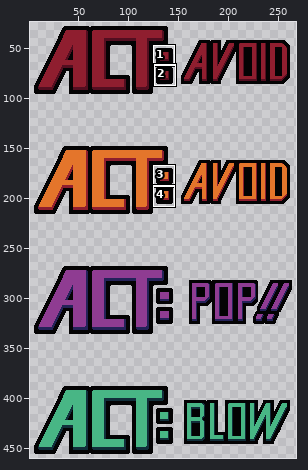
A pixel-art file gets an edit: ggj2025_bubble_mrm/res/ACTs.aseprite. The first picture is a wide view before the edit; the outline marks the close-up.
Close-up. First the earlier version:
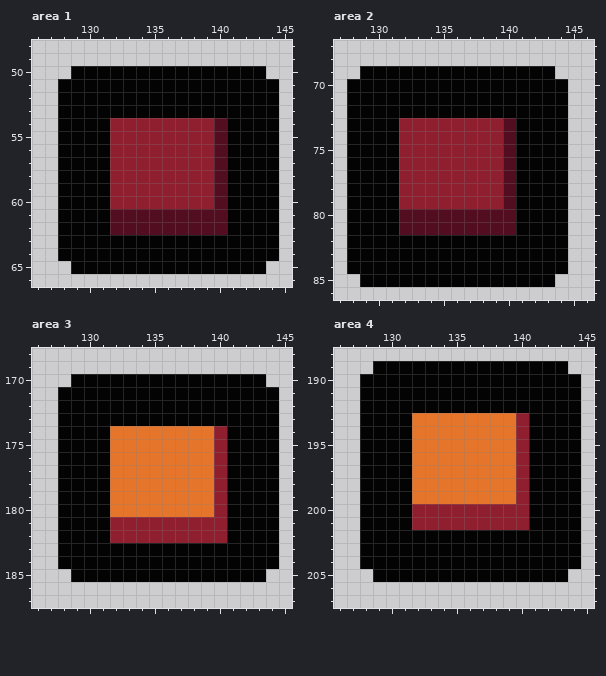
270x480 pixels, 1 frame. Shown: area 1: x 126..145, y 48..66; area 2: x 127..146, y 67..86; area 3: x 126..145, y 168..187; area 4: x 126..145, y 188..207. The wide view leaves out empty margins. The commit also changed other parts of the picture, which this record leaves out.
After the commit:
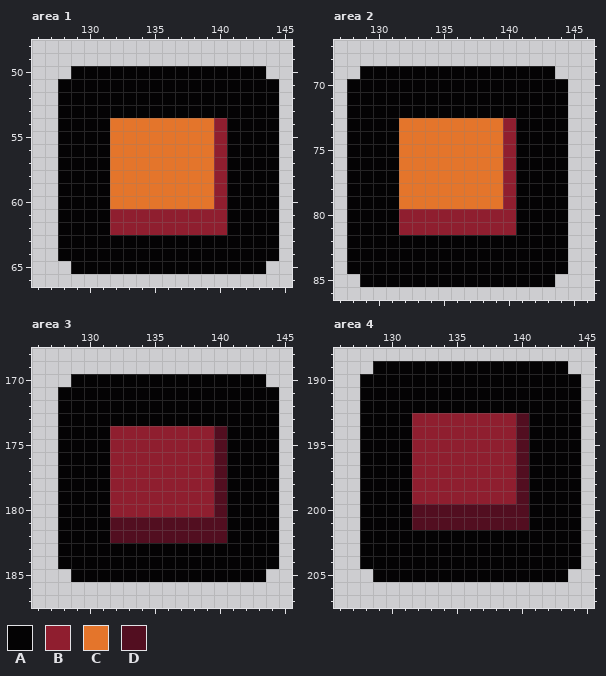
Palette (. is transparent): A #040304  B #8f1e2f  C #e4752b  D #520e20
What changed:
Area 1:
y 54..60: x 132..140 BBBBBBBBD -> CCCCCCCCB
y 61..62: x 132..140 DDDDDDDDD -> BBBBBBBBB
Area 2:
y 73..79: x 132..140 BBBBBBBBD -> CCCCCCCCB
y 80..81: x 132..140 DDDDDDDDD -> BBBBBBBBB
Area 3:
y 174..180: x 132..140 CCCCCCCCB -> BBBBBBBBD
y 181..182: x 132..140 BBBBBBBBB -> DDDDDDDDD
Area 4:
y 193..199: x 132..140 CCCCCCCCB -> BBBBBBBBD
y 200..201: x 132..140 BBBBBBBBB -> DDDDDDDDD
